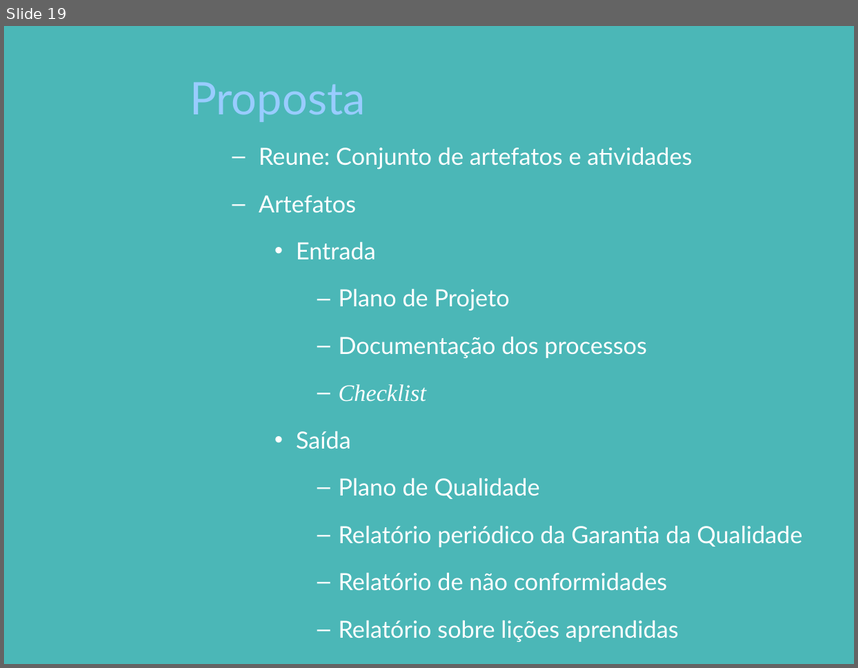
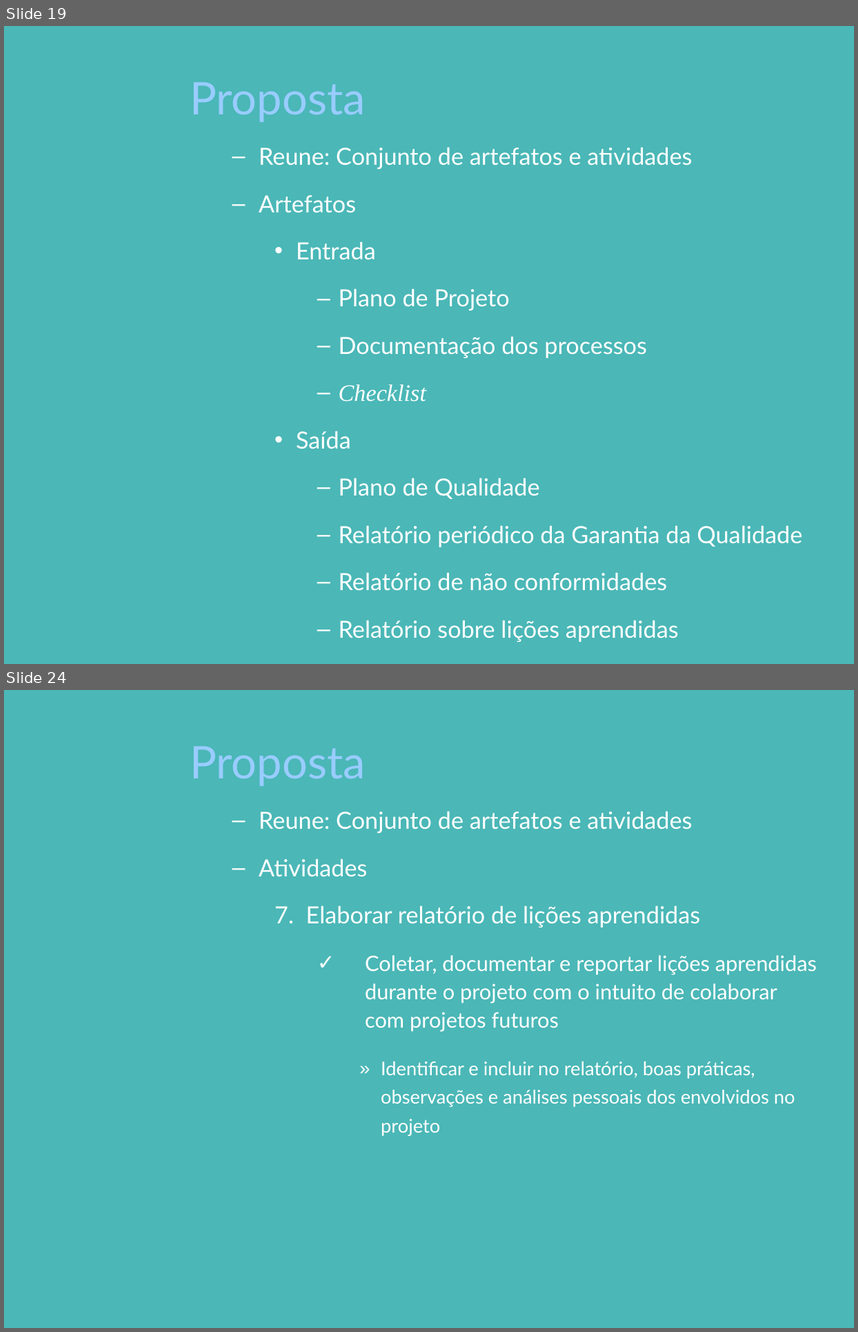
Before and after one commit to pddnew/monografia, a slide deck: presentation/presentation_1.0.0.pptx. Shown one above the other, each under a label of ours: slide 19 before the commit, slides 19 and 24 after it; the slides between them are not shown. The pictures are 858x668 and 858x1332 pixels, drawn with LibreOffice and Linux fonts; fonts in the diff are those of the drawing; background and template pictures are left out. Boxes give left, top, right and bottom in pixels: in the first picture for what was removed or moved away, otherwise in the second. Text is boxed around its words. In the diff, an @@ line names an element or a change of style, - is before the commit and + after.

```diff
--- a/presentation/presentation_1.0.0.pptx
+++ b/presentation/presentation_1.0.0.pptx
@@ slide 24 added at <box>4,690,854,1328</box>, background picture (left out) @@
@@ title added at <box>190,746,366,786</box>, 38 pt, text #99CCFF @@
+Proposta
@@ text added at <box>259,811,817,1136</box>, 18 pt, text #FFFFFF @@
+  – Reune: Conjunto de artefatos e atividades
+  – Atividades
+    7. Elaborar relatório de lições aprendidas
+      ✓ Coletar, documentar e reportar lições aprendidas durante o projeto com o intuito de colaborar com projetos futuros
+        » Identificar e incluir no relatório, boas práticas, observações e análises pessoais dos envolvidos no projeto
```
Also in this commit, not shown: 3 slides changed, 3 other slides added, 7 other files.
